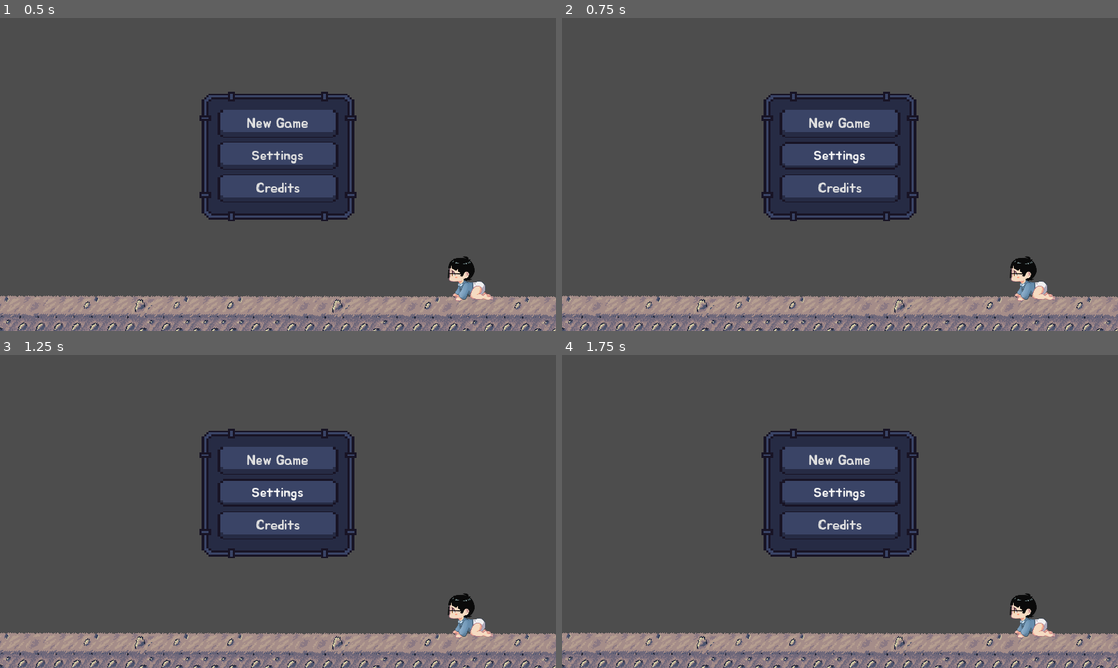
Above: before the commit, frames 1-4 (two rows, left to right).
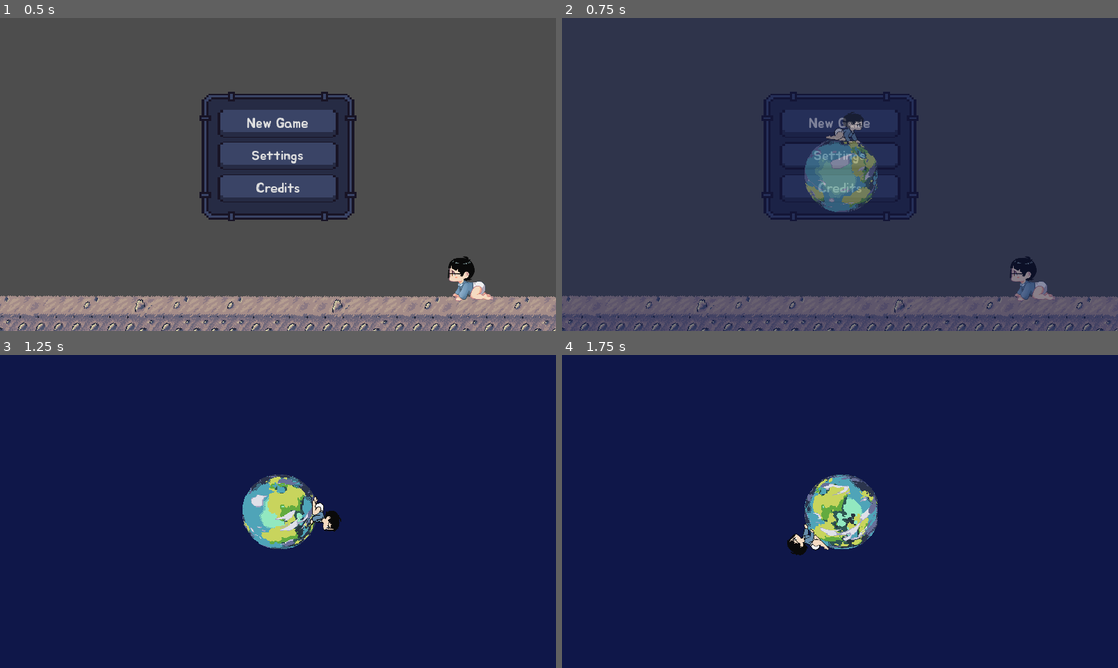
Above: after the commit, the same moments.

Repository: Jutier/GameJam
Game: Godot game, scene res://scenes/mainMenu.tscn
Two runs of this game, one before a commit and one after it. Both use one fixed random seed, a clock stepped at 60 frames per second and the inputs below.
Inputs (mouse positions are in pixels of both pictures, inside the frame that each line leads up to):
- Up to frame 1 (0.5 s): no input
- Up to frame 2 (0.75 s): click "Settings" at 0.5 s
- Up to frame 3 (1.25 s): no input
- Up to frame 4 (1.75 s): click (840, 577) at 1.25 s, where only the run after the commit has a clickable "Back"

Frame 1 is identical in both runs. In frame 2, 91% of the frame differs, in the area x 0-100%, y 0-100%; in frame 3, 97%; in frame 4, 97%.

Commit message:
feature: comecando menu de settings

Diff:
--- a/project.godot
+++ b/project.godot
@@ -32,6 +32,38 @@
 
 [input]
 
+ui_left={
+"deadzone": 0.5,
+"events": [Object(InputEventKey,"resource_local_to_scene":false,"resource_name":"","device":0,"window_id":0,"alt_pressed":false,"shift_pressed":false,"ctrl_pressed":false,"meta_pressed":false,"pressed":false,"keycode":4194319,"physical_keycode":0,"key_label":0,"unicode":0,"echo":false,"script":null)
+, Object(InputEventJoypadButton,"resource_local_to_scene":false,"resource_name":"","device":0,"button_index":13,"pressure":0.0,"pressed":false,"script":null)
+, Object(InputEventJoypadMotion,"resource_local_to_scene":false,"resource_name":"","device":0,"axis":0,"axis_value":-1.0,"script":null)
+, Object(InputEventKey,"resource_local_to_scene":false,"resource_name":"","device":-1,"window_id":0,"alt_pressed":false,"shift_pressed":false,"ctrl_pressed":false,"meta_pressed":false,"pressed":false,"keycode":0,"physical_keycode":65,"key_label":0,"unicode":97,"echo":false,"script":null)
+]
+}
+ui_right={
+"deadzone": 0.5,
+"events": [Object(InputEventKey,"resource_local_to_scene":false,"resource_name":"","device":0,"window_id":0,"alt_pressed":false,"shift_pressed":false,"ctrl_pressed":false,"meta_pressed":false,"pressed":false,"keycode":4194321,"physical_keycode":0,"key_label":0,"unicode":0,"echo":false,"script":null)
+, Object(InputEventJoypadButton,"resource_local_to_scene":false,"resource_name":"","device":0,"button_index":14,"pressure":0.0,"pressed":false,"script":null)
+, Object(InputEventJoypadMotion,"resource_local_to_scene":false,"resource_name":"","device":0,"axis":0,"axis_value":1.0,"script":null)
+, Object(InputEventKey,"resource_local_to_scene":false,"resource_name":"","device":-1,"window_id":0,"alt_pressed":false,"shift_pressed":false,"ctrl_pressed":false,"meta_pressed":false,"pressed":false,"keycode":0,"physical_keycode":68,"key_label":0,"unicode":100,"echo":false,"script":null)
+]
+}
+ui_up={
+"deadzone": 0.5,
+"events": [Object(InputEventKey,"resource_local_to_scene":false,"resource_name":"","device":0,"window_id":0,"alt_pressed":false,"shift_pressed":false,"ctrl_pressed":false,"meta_pressed":false,"pressed":false,"keycode":4194320,"physical_keycode":0,"key_label":0,"unicode":0,"echo":false,"script":null)
+, Object(InputEventJoypadButton,"resource_local_to_scene":false,"resource_name":"","device":0,"button_index":11,"pressure":0.0,"pressed":false,"script":null)
+, Object(InputEventJoypadMotion,"resource_local_to_scene":false,"resource_name":"","device":0,"axis":1,"axis_value":-1.0,"script":null)
+, Object(InputEventKey,"resource_local_to_scene":false,"resource_name":"","device":-1,"window_id":0,"alt_pressed":false,"shift_pressed":false,"ctrl_pressed":false,"meta_pressed":false,"pressed":false,"keycode":0,"physical_keycode":87,"key_label":0,"unicode":119,"echo":false,"script":null)
+]
+}
+ui_down={
+"deadzone": 0.5,
+"events": [Object(InputEventKey,"resource_local_to_scene":false,"resource_name":"","device":0,"window_id":0,"alt_pressed":false,"shift_pressed":false,"ctrl_pressed":false,"meta_pressed":false,"pressed":false,"keycode":4194322,"physical_keycode":0,"key_label":0,"unicode":0,"echo":false,"script":null)
+, Object(InputEventJoypadButton,"resource_local_to_scene":false,"resource_name":"","device":0,"button_index":12,"pressure":0.0,"pressed":false,"script":null)
+, Object(InputEventJoypadMotion,"resource_local_to_scene":false,"resource_name":"","device":0,"axis":1,"axis_value":1.0,"script":null)
+, Object(InputEventKey,"resource_local_to_scene":false,"resource_name":"","device":-1,"window_id":0,"alt_pressed":false,"shift_pressed":false,"ctrl_pressed":false,"meta_pressed":false,"pressed":false,"keycode":0,"physical_keycode":83,"key_label":0,"unicode":115,"echo":false,"script":null)
+]
+}
 sprint={
 "deadzone": 0.5,
 "events": [Object(InputEventKey,"resource_local_to_scene":false,"resource_name":"","device":-1,"window_id":0,"alt_press …(182 unchanged characters)…
--- a/scenes/eduardo.tscn
+++ b/scenes/eduardo.tscn
@@ -237,5 +237,4 @@
 [node name="box" type="CollisionShape2D" parent="."]
 position = Vector2(-1.13687e-13, 1.19209e-07)
 rotation = -1.55606
-scale = Vector2(1, 1)
 shape = SubResource("CircleShape2D_axwqu")
--- a/scenes/mainMenu.tscn
+++ b/scenes/mainMenu.tscn
@@ -98,28 +98,28 @@
 grow_vertical = 2
 texture = ExtResource("5_7ev1c")
 
-[node name="start button" type="Button" parent="."]
+[node name="settings button" type="Button" parent="button box"]
 layout_mode = 0
-offset_left = 376.0
-offset_top = 158.0
-offset_right = 584.0
-offset_bottom = 206.0
+offset_left = 32.0
+offset_top = 87.0
+offset_right = 240.0
+offset_bottom = 135.0
+text = "Settings"
+
+[node name="start button" type="Button" parent="button box"]
+layout_mode = 0
+offset_left = 32.0
+offset_top = 31.0
+offset_right = 240.0
+offset_bottom = 79.0
 text = "New Game"
 
-[node name="settings button" type="Button" parent="."]
+[node name="credits button" type="Button" parent="button box"]
 layout_mode = 0
-offset_left = 376.0
-offset_top = 214.0
-offset_right = 584.0
-offset_bottom = 262.0
-text = "Settings"
-
-[node name="credits button" type="Button" parent="."]
-layout_mode = 0
-offset_left = 376.0
-offset_top = 270.0
-offset_right = 584.0
-offset_bottom = 318.0
+offset_left = 32.0
+offset_top = 143.0
+offset_right = 240.0
+offset_bottom = 191.0
 text = "Credits
 "
 
@@ -161,5 +161,5 @@
 label_settings = SubResource("LabelSettings_2ocko")
 autowrap_mode = 2
 
-[connection signal="pressed" from="start button" to="." method="_on_start_button_pressed"]
-[connection signal="pressed" from="settings button" to="." method="_on_settings_button_pressed"]
+[connection signal="pressed" from="button box/settings button" to="." method="_on_settings_button_pressed"]
+[connection signal="pressed" from="button box/start button" to="." method="_on_start_button_pressed"]
--- /dev/null
+++ b/scenes/settings.tscn
@@ -0,0 +1,171 @@
+[gd_scene load_steps=4 format=3 uid="uid://jsilom85dojv"]
+
+[ext_resource type="Texture2D" uid="uid://nsrubn776nqn" path="res://textures/Scale by Mounir Tohami.png" id="1_a88a1"]
+[ext_resource type="Theme" uid="uid://chdltnsrcvssn" path="res://theme.tres" id="1_xglqn"]
+[ext_resource type="Script" path="res://scripts/settings.gd" id="2_8oft7"]
+
+[node name="settings" type="Control"]
+layout_mode = 3
+anchors_preset = 15
+anchor_right = 1.0
+anchor_bottom = 1.0
+grow_horizontal = 2
+grow_vertical = 2
+theme = ExtResource("1_xglqn")
+script = ExtResource("2_8oft7")
+
+[node name="Settings" type="TextureRect" parent="."]
+layout_mode = 1
+anchors_preset = 8
+anchor_left = 0.5
+anchor_top = 0.5
+anchor_right = 0.5
+anchor_bottom = 0.5
+offset_left = -204.0
+offset_top = -183.0
+offset_right = 208.0
+offset_bottom = 156.0
+grow_horizontal = 2
+grow_vertical = 2
+texture = ExtResource("1_a88a1")
+
+[node name="VBoxContainer" type="VBoxContainer" parent="Settings"]
+layout_mode = 0
+offset_left = 5.0
+offset_top = -1.0
+offset_right = 413.0
+offset_bottom = 339.0
+
+[node name="Label" type="Label" parent="Settings"]
+layout_mode = 0
+offset_left = 38.0
+offset_top = 53.0
+offset_right = 102.0
+offset_bottom = 76.0
+pivot_offset = Vector2(23, 12)
+text = "volume
+"
+
+[node name="HSlider" type="HSlider" parent="Settings"]
+layout_mode = 0
+offset_left = 106.0
+offset_top = 57.0
+offset_right = 379.0
+offset_bottom = 73.0
+value = 100.0
+ticks_on_borders = true
+
+[node name="back button" type="Button" parent="Settings"]
+offset_left = 132.0
+offset_top = 281.0
+offset_right = 275.0
+offset_bottom = 314.0
+text = "Back"
+
+[node name="interact" type="Control" parent="."]
+layout_mode = 3
+anchors_preset = 0
+offset_right = 40.0
+offset_bottom = 40.0
+
+[node name="Settings2" type="TextureRect" parent="interact"]
+layout_mode = 1
+anchors_preset = 8
+anchor_left = 0.5
+anchor_top = 0.5
+anchor_right = 0.5
+anchor_bottom = 0.5
+offset_left = 300.0
+offset_top = 164.0
+offset_right = 380.0
+offset_bottom = 230.0
+grow_horizontal = 2
+grow_vertical = 2
+texture = ExtResource("1_a88a1")
+
+[node name="to move" type="Label" parent="interact"]
+offset_left = 408.0
+offset_top = 208.0
+offset_right = 484.0
+offset_bottom = 231.0
+pivot_offset = Vector2(23, 12)
+text = "to move
+"
+
+[node name="w" type="Label" parent="interact"]
+offset_left = 350.0
+offset_top = 192.0
+offset_right = 368.0
+offset_bottom = 215.0
+pivot_offset = Vector2(23, 12)
+text = "W
+"
+
+[node name="a" type="Label" parent="interact"]
+offset_left = 328.0
+offset_top = 216.0
+offset_right = 344.0
+offset_bottom = 239.0
+pivot_offset = Vector2(23, 12)
+text = "A
+"
+
+[node name="s" type="Label" parent="interact"]
+offset_left = 352.0
+offset_top = 216.0
+offset_right = 368.0
+offset_bottom = 239.0
+pivot_offset = Vector2(23, 12)
+text = "S
+"
+
+[node name="d" type="Label" parent="interact"]
+offset_left = 376.0
+offset_top = 216.0
+offset_right = 392.0
+offset_bottom = 239.0
+pivot_offset = Vector2(23, 12)
+text = "D"
+
+[node name="movement" type="Control" parent="."]
+anchors_preset = 0
+offset_left = 32.0
+offset_top = 80.0
+offset_right = 72.0
+offset_bottom = 120.0
+
+[node name="Settings2" type="TextureRect" parent="movement"]
+layout_mode = 1
+anchors_preset = 8
+anchor_left = 0.5
+anchor_top = 0.5
+anchor_right = 0.5
+anchor_bottom = 0.5
+offset_left = 268.0
+offset_top = 164.0
+offset_right = 348.0
+offset_bottom = 230.0
+grow_horizontal = 2
+grow_vertical = 2
+texture = ExtResource("1_a88a1")
+
+[node name="to interact" type="Label" parent="movement"]
+offset_left = 376.0
+offset_top = 208.0
+offset_right = 484.0
+offset_bottom = 231.0
+pivot_offset = Vector2(23, 12)
+text = "to interact
+"
+
+[node name="f" type="Label" parent="movement"]
+offset_left = 320.0
+offset_top = 208.0
+offset_right = 332.0
+offset_bottom = 231.0
+pivot_offset = Vector2(23, 12)
+text = "F
+"
+
+[connection signal="value_changed" from="Settings/HSlider" to="." method="_on_h_slider_value_changed"]
+[connection signal="pressed" from="Settings/back button" to="." method="_on_back_button_pressed"]
--- a/scripts/menu.gd
+++ b/scripts/menu.gd
@@ -21,5 +21,4 @@
 
 
 func _on_settings_button_pressed():
-	pass # Replace with function body.
-	#	LoadingScene.transition("settings scene")
+	LoadingScene.transition("res://scenes/settings.tscn")
--- /dev/null
+++ b/scripts/settings.gd
@@ -0,0 +1,10 @@
+extends Control
+
+
+
+func _on_h_slider_value_changed(value):
+	AudioServer.set_bus_volume_db(0, value) # Replace with function body.
+
+
+func _on_back_button_pressed():
+	LoadingScene.transition("res://scenes/mainMenu.tscn")
